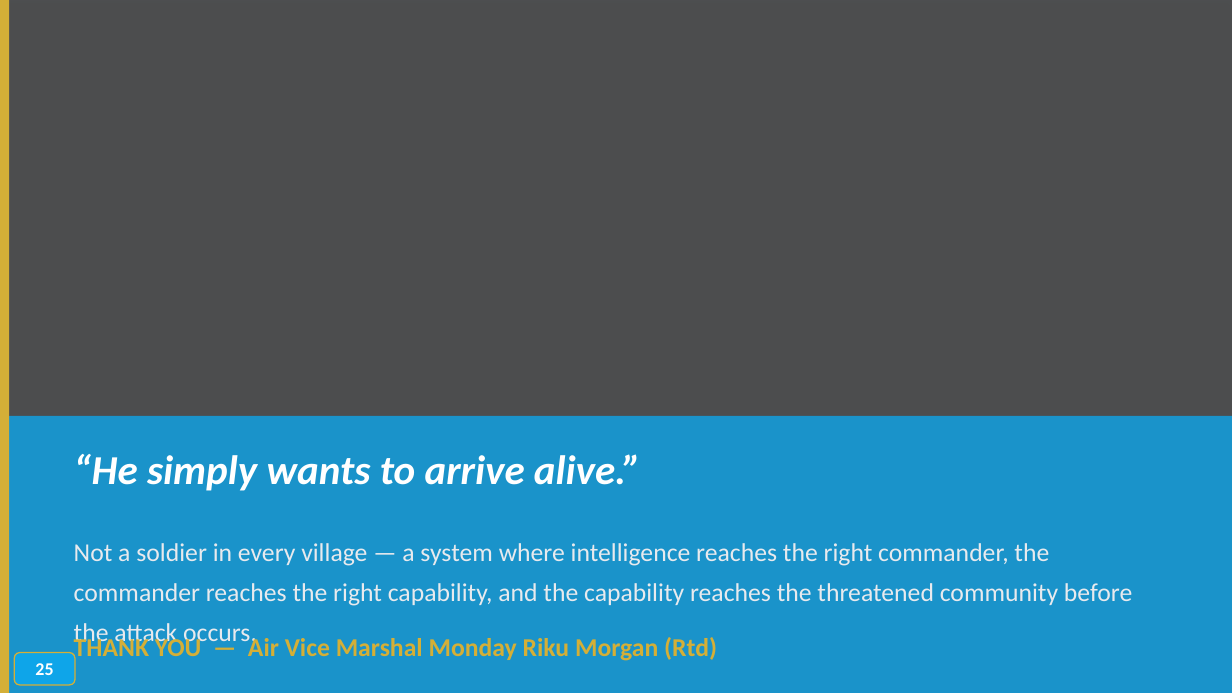
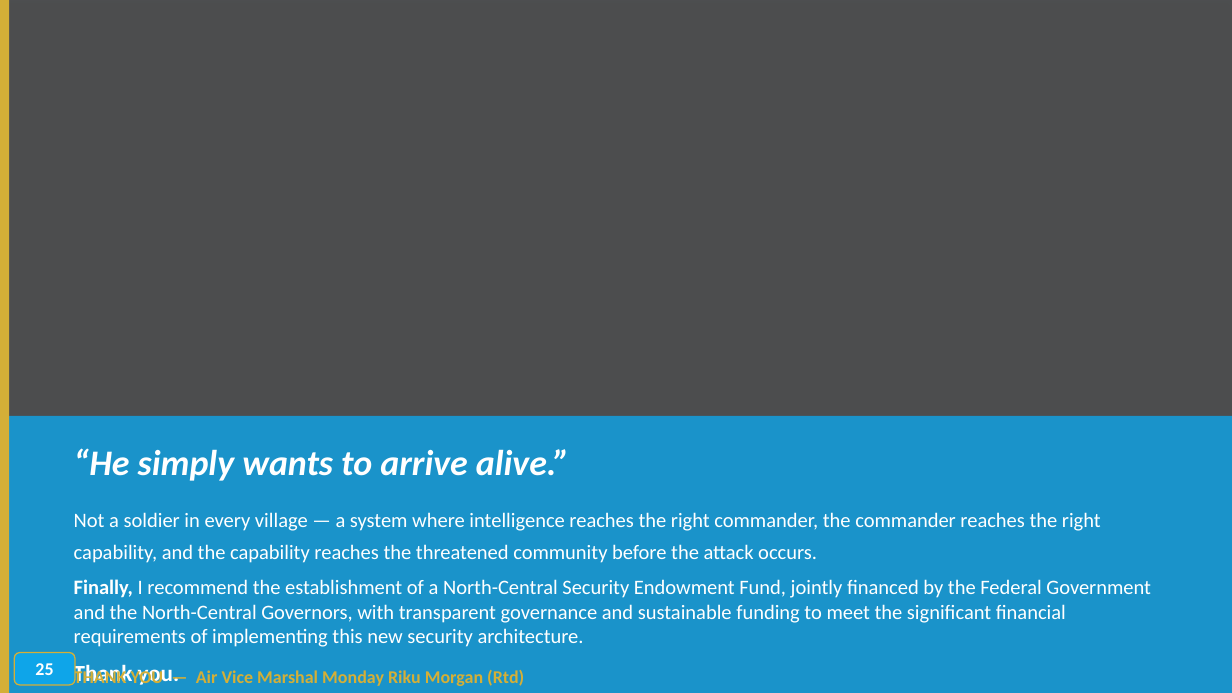
Before and after one commit to TOMDEGGS/BETONIQ-WEST-, a slide deck: slide 25 of avm_morgan_docs/AVM_MORGAN_SECURITY_KEYNOTE_ADDRESS_V4_MOD_AUG31.pptx. Drawn at 1232x693 pixels with LibreOffice and Linux fonts; fonts in the diff are those of the drawing; background and template pictures are left out; a plain dark background stands for a picture behind light text. Boxes give left, top, right and bottom in pixels: in the first picture for what was removed or moved away, otherwise in the second. Text is boxed around its words. In the diff, an @@ line names an element or a change of style, - is before the commit and + after.

Commit message:
Add closing recommendation to slide 25: North-Central Security Endowment Fund, jointly financed by Federal Government and North-Central Governors, transparent governance and sustainable funding. Applied to HTML, PPTX (with autofit to prevent overflow) and DOCX script. Regenerated PDF export.

```diff
--- a/avm_morgan_docs/AVM_MORGAN_SECURITY_KEYNOTE_ADDRESS_V4_MOD_AUG31.pptx
+++ b/avm_morgan_docs/AVM_MORGAN_SECURITY_KEYNOTE_ADDRESS_V4_MOD_AUG31.pptx
@@ text "“He simply wants to arrive ..." at box(74, 448, 570, 481): size 32 to 28 pt @@
@@ text "Not a soldier in every ...": place and size @@
-text "Not a soldier in every ..." at box(74, 543, 1132, 606)
+text "Not a soldier in every ..." at box(74, 512, 1151, 647)
@@ text at box(74, 512, 1101, 563): size 20 to 16 pt, text colour #E8EAEE to #FFFFFF in "Not a soldier in every village — ..." @@
@@ text at box(74, 579, 1151, 647): paragraphs added @@
+Finally, I recommend the establishment of a North-Central Security Endowment Fund, jointly financed by the Federal Government and the North-Central Governors, with transparent governance and sustainable funding to meet the significant financial requirements of implementing this new security architecture.
+Thank you.
@@ text "THANK YOU — Air Vice ...": place and size @@
-text "THANK YOU — Air Vice ..." at box(74, 635, 717, 662)
+text "THANK YOU — Air Vice ..." at box(74, 661, 524, 686)
@@ text "THANK YOU — Air Vice ..." at box(74, 661, 524, 686): size 20 to 14 pt @@
```
Also in this commit, not shown: 3 other files.
